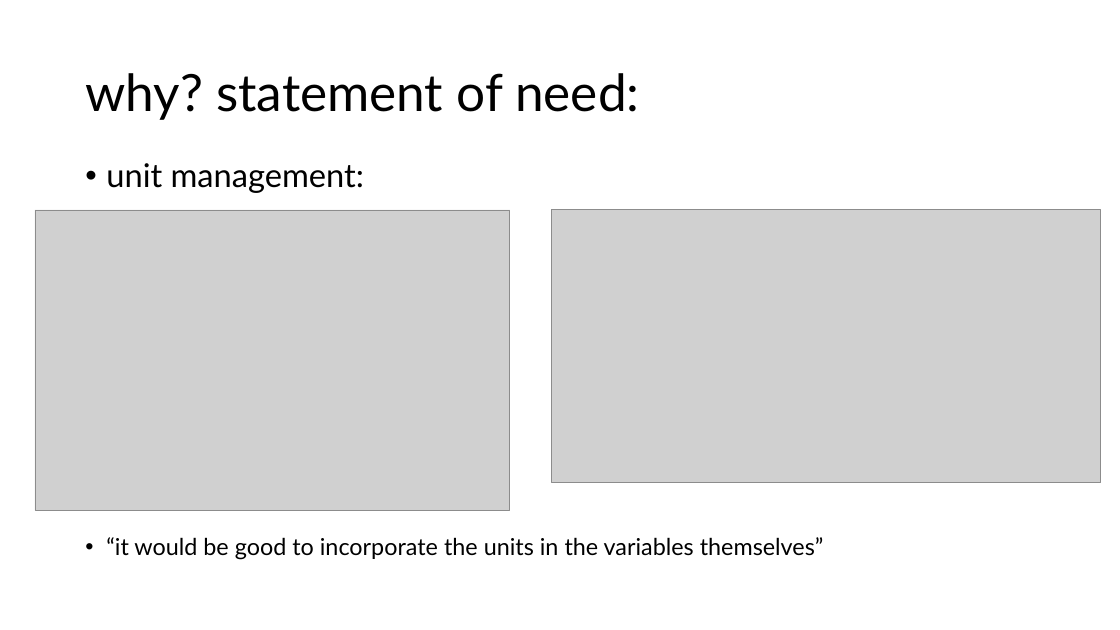
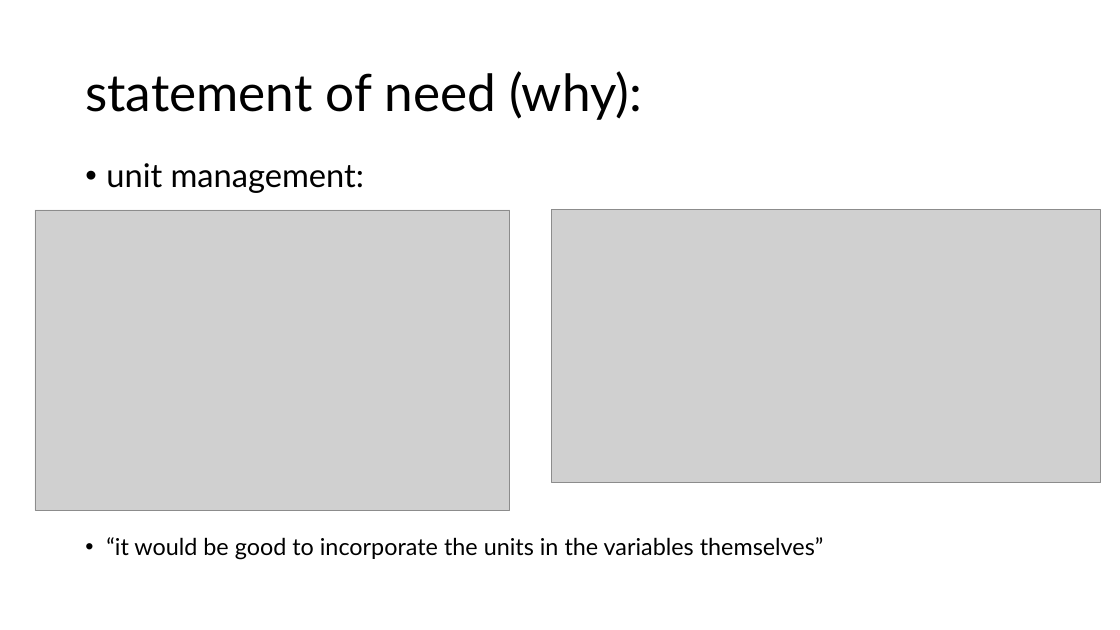
Before and after one commit to DavidSaldivia/antupy, a slide deck: slide 5 of tuts/antupy.pptx. Drawn at 1120x630 pixels with LibreOffice and Linux fonts; fonts in the diff are those of the drawing; grey boxes stand for pictures. Boxes give left, top, right and bottom in pixels: in the first picture for what was removed or moved away, otherwise in the second. Text is boxed around its words. In the diff, an @@ line names an element or a change of style, - is before the commit and + after.

```diff
--- a/tuts/antupy.pptx
+++ b/tuts/antupy.pptx
@@ title at (x1=85, y1=71, x2=642, y2=120): text changed @@
-why? statement of need:
+statement of need (why):
```
Also in this commit, not shown: 4 other slides changed, 1 slide added, 4 other files.
